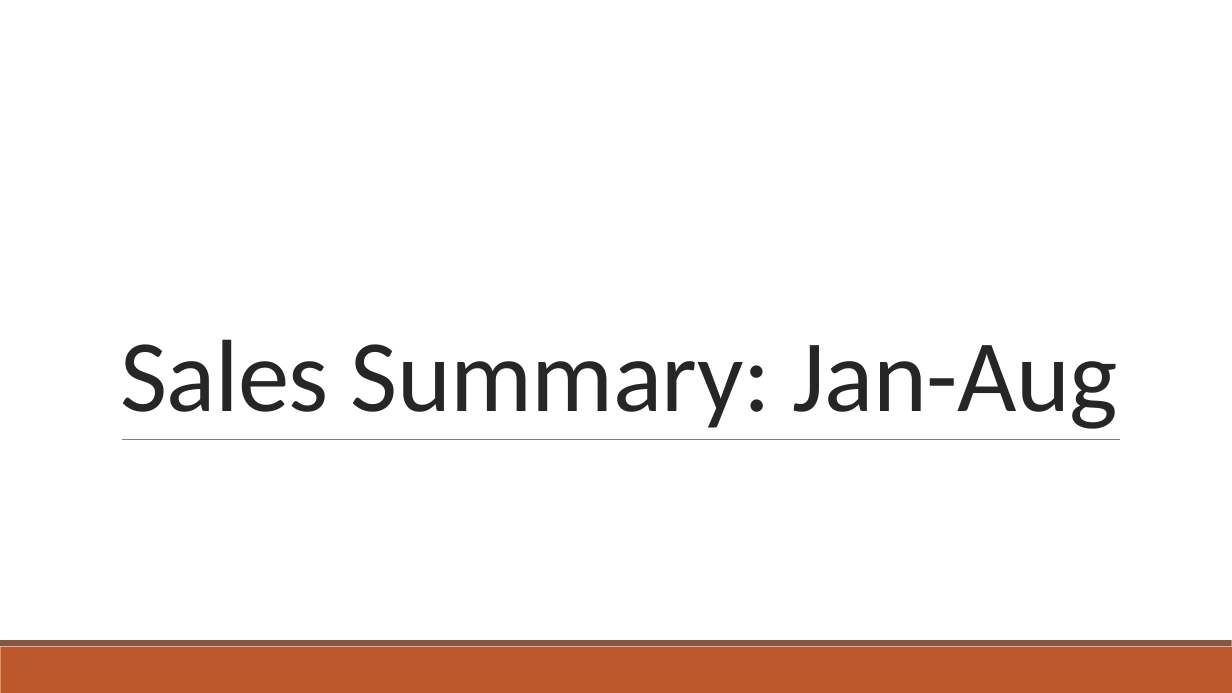
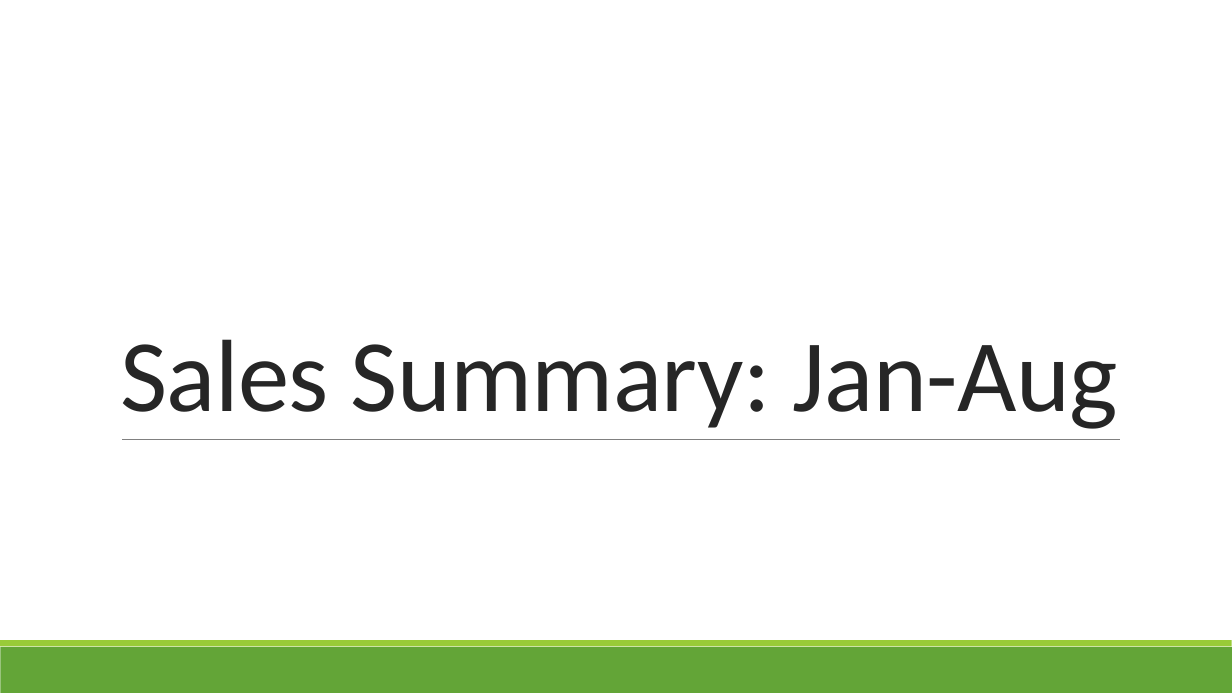
Before and after one commit to davidag2696/Chocolate_Sales_Jan-Aug, a slide deck: slide 1 of chocolate_sales.pptx. Drawn at 1232x693 pixels with LibreOffice and Linux fonts; fonts in the diff are those of the drawing. Boxes give left, top, right and bottom in pixels: in the first picture for what was removed or moved away, otherwise in the second. Text is boxed around its words. In the diff, an @@ line names an element or a change of style, - is before the commit and + after.

```diff
--- a/chocolate_sales.pptx
+++ b/chocolate_sales.pptx
@@ rectangle at (x1=0, y1=647, x2=1232, y2=693): fill #BD582C to #63A537 @@
@@ rectangle at (x1=0, y1=640, x2=1232, y2=647): fill #865640 to #99CB38 @@
```
Also in this commit, not shown: 3 other slides changed, 5 slides added, 4 slides removed, 1 other file.
